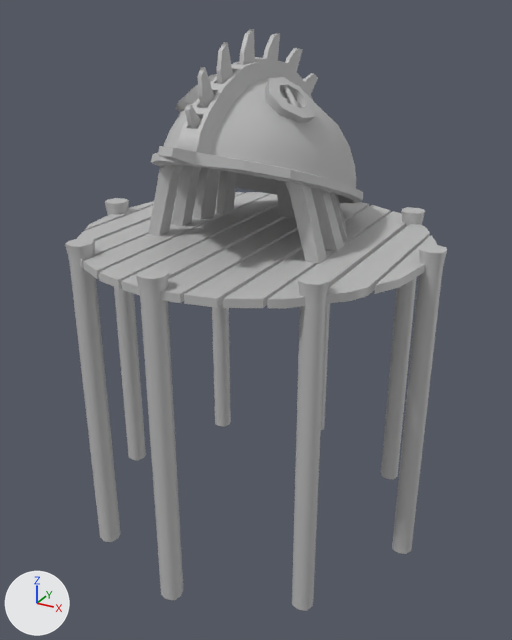
A saved change to the FBX model Assets/Atlantis/Models/dcr_fishing_shack_02.fbx.
One viewpoint serves both versions: a 50 mm lens placed at (0.157, -0.286, 0.102), pointed at (0.002, -0.004, -0.039). Lighting does not change. The marker at lower left points along +X, +Y and +Z. Both versions are drawn at frame 45 of the action 'Take 001'; the numbers are the values there.
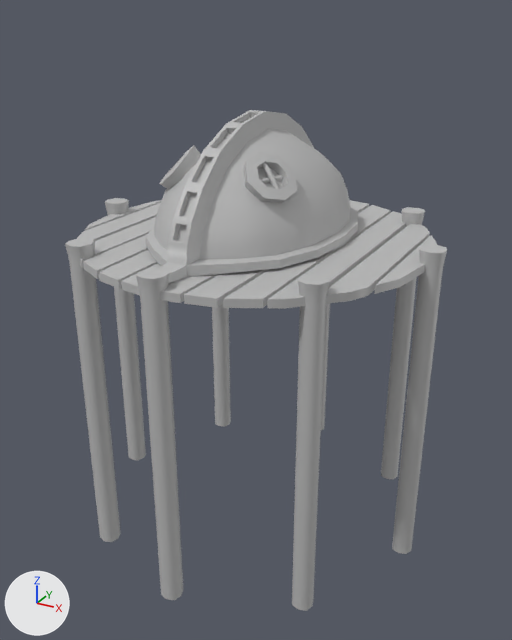
ob_fish_roof_grp is not drawn itself; it is the parent of ob_fish_point_08, ob_eye_window_02, ob_fish_point_010, ob_fish_point_05, ob_eye_window_01, ob_fish_point_02, ob_fish_point_04, ob_fish_point_01.

The change, as a diff of the scene's bpy script:
```diff
--- a/Assets/Atlantis/Models/dcr_fishing_shack_02.fbx.py
+++ b/Assets/Atlantis/Models/dcr_fishing_shack_02.fbx.py
@@ ob_fish_point_05 @@
 ob_fish_point_05.parent = ob_fish_roof_grp
-ob_fish_point_05.location = (0.00775, 1.863, 12.82)
+ob_fish_point_05.location = (0.0966, 0.957, 11.0)
 ob_fish_point_05.rotation_euler = (1.111, -0.0591, -0.021)  # degrees (64, -3.4, -1.2)
@@ ob_fishing_port_skeleton_01 @@
 ob_fishing_port_skeleton_01.location = (0.0, 0.366, -0.896)
-ob_fishing_port_skeleton_01.scale = (1.18, 1.61, 0.997)
+ob_fishing_port_skeleton_01.scale = (0.986, 1.02, 0.973)
@@ ob_fish_point_02 @@
 ob_fish_point_02.parent = ob_fish_roof_grp
-ob_fish_point_02.location = (0.0, 4.934, 9.683)
+ob_fish_point_02.location = (0.0, 3.05, 8.905)
 ob_fish_point_02.rotation_euler = (0.391, 0.0, 0.0)  # degrees (22, 0, 0)
@@ ob_fish_roof_grp @@
 ob_fish_roof_grp.location = (0.0, 0.0, -6.942)
-ob_fish_roof_grp.rotation_euler = (-0.327, 0.0, 0.0)  # degrees (-19, 0, 0)
@@ ob_fish_point_04 @@
 ob_fish_point_04.parent = ob_fish_roof_grp
-ob_fish_point_04.location = (-0.00311, 2.809, 12.17)
+ob_fish_point_04.location = (0.0566, 1.429, 10.67)
 ob_fish_point_04.rotation_euler = (0.828, -0.0591, -0.021)  # degrees (47, -3.4, -1.2)
@@ ob_fish_point_01 @@
 ob_fish_point_01.parent = ob_fish_roof_grp
-ob_fish_point_01.location = (0.0, 5.495, 7.731)
+ob_fish_point_01.location = (0.0, 3.481, 7.418)
 ob_fish_point_01.rotation_euler = (0.154, 0.0, 0.0)  # degrees (8.8, 0, 0)
@@ ob_fish_point_03 @@
 ob_fish_point_03.parent = ob_fish_roof_grp
-ob_fish_point_03.location = (0.000309, 3.953, 11.15)
+ob_fish_point_03.location = (0.0387, 2.326, 9.926)
 ob_fish_point_03.rotation_euler = (0.647, -0.0591, -0.021)  # degrees (37, -3.4, -1.2)
@@ ob_fish_point_06 @@
 ob_fish_point_06.parent = ob_fish_roof_grp
-ob_fish_point_06.location = (0.0, 5.439, 5.812)
+ob_fish_point_06.location = (0.0, 3.443, 6.224)
 ob_fish_point_06.rotation_euler = (-0.204, 0.0, 0.0)  # degrees (-12, 0, 0)
@@ ob_fish_point_07 @@
 ob_fish_point_07.parent = ob_fish_roof_grp
-ob_fish_point_07.location = (0.0, 4.974, 3.937)
+ob_fish_point_07.location = (0.0, 3.153, 4.852)
 ob_fish_point_07.rotation_euler = (-0.466, 0.0, 0.0)  # degrees (-27, 0, 0)
```

Changed parts and their boxes (x1, y1, x2, y2) in the pictures (512 x 640 px):
'fish_house_roof_01', turned
    before: (151, 57, 363, 203)
    after: (146, 110, 358, 283)
'fishing_port_skeleton_01', rescaled (not visible afterwards)
    before: (148, 165, 347, 264)
'eye_window_frame_01.001', turned
    before: (265, 77, 315, 123)
    after: (243, 152, 298, 204)
'eye_window_frame_01', turned
    before: (176, 74, 217, 113)
    after: (159, 145, 201, 189)
'fish_point_03', turned, moved (not visible afterwards)
    before: (216, 42, 234, 84)
'fish_point_04', turned, moved (not visible afterwards)
    before: (197, 67, 215, 108)
'fish_point_02', turned, moved (not visible afterwards)
    before: (239, 29, 255, 65)
'fish_point_01', turned, moved (not visible afterwards)
    before: (263, 33, 280, 60)
'eye_window_bar_01.001', turned
    before: (283, 86, 298, 107)
    after: (262, 163, 280, 189)
'fish_point_05', turned, moved (not visible afterwards)
    before: (185, 104, 202, 129)
'fish_point_06', turned, moved (not visible afterwards)
    before: (285, 48, 303, 72)
'fish_point_07', turned, moved (not visible afterwards)
    before: (303, 73, 318, 94)
'eye_window_bar_02.001', turned
    before: (285, 98, 302, 107)
    after: (260, 175, 283, 183)
'polySurface10', unchanged, covered by the edit
    before: (99, 194, 278, 289)
    after: (99, 250, 158, 289)
'polySurface8', unchanged, covered by the edit
    before: (160, 203, 343, 303)
    after: (160, 274, 219, 303)
'polySurface9', unchanged, covered by the edit
    before: (121, 205, 286, 295)
    after: (121, 263, 161, 295)
